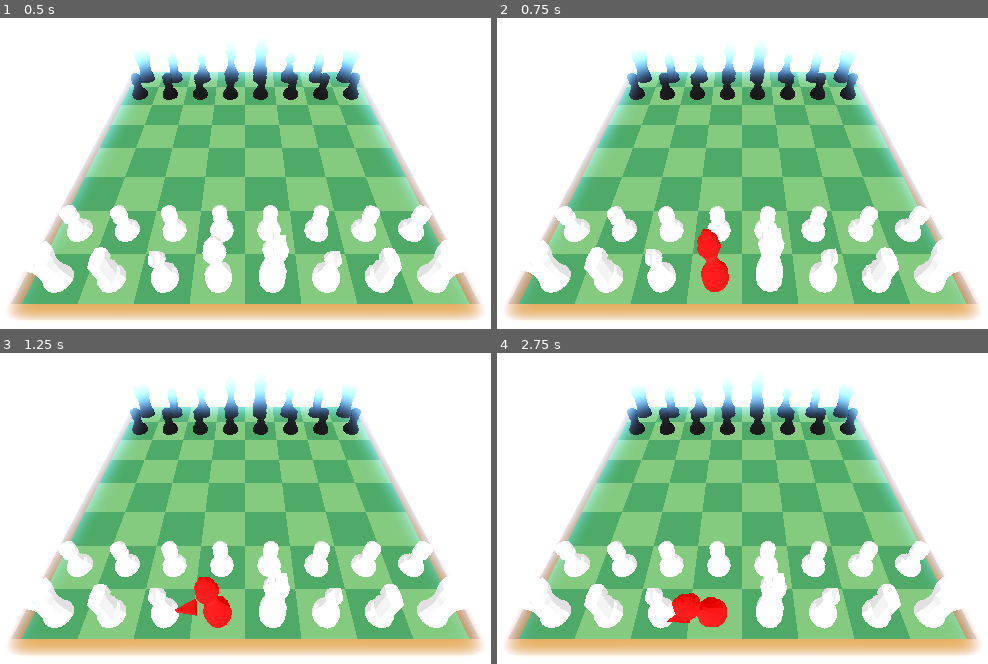
Above: before the commit, frames 1-4 (two rows, left to right).
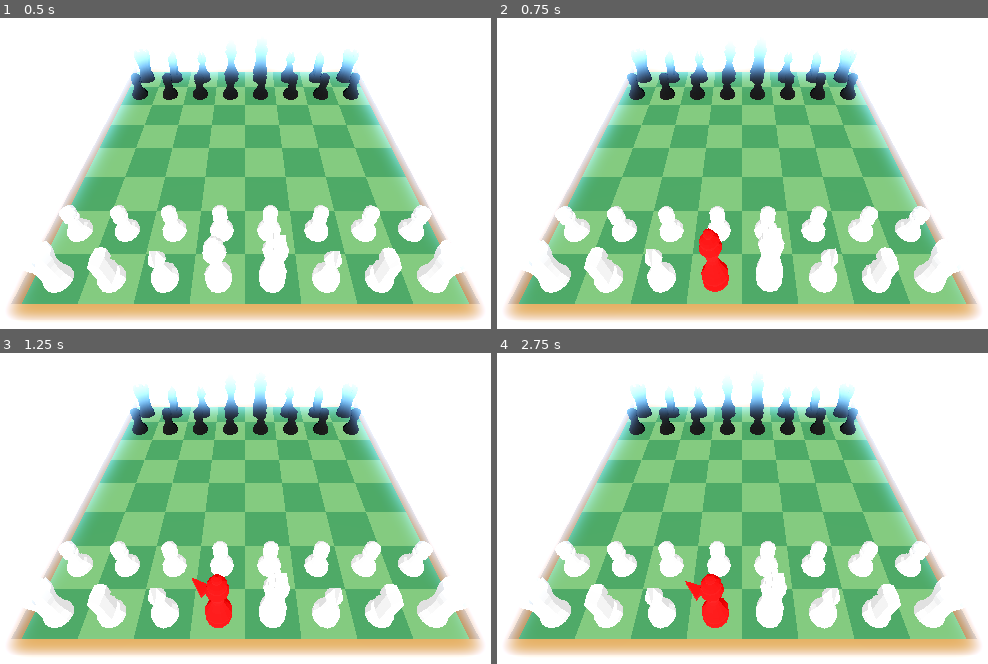
Above: after the commit, the same moments.

Repository: rickyguerin/Fairway-Chess-Jam-Submission
Game: Godot game, scene res://scenes/game.tscn
The game is run twice, just before and just after one commit, with the same random seed, the same clock (stepped at 60 frames per second) and the same inputs.
Inputs (mouse positions are in pixels of both pictures, inside the frame that each line leads up to):
- Up to frame 1 (0.5 s): no input
- Up to frame 2 (0.75 s): move the mouse to (703, 238) at 0.52 s; hold A (A) from 0.53 s (still down); click (703, 238) at 0.67 s
- Up to frame 3 (1.25 s): keep holding A (A); tap D (D) at 0.8 s
- Up to frame 4 (2.75 s): move the mouse to (983, 552) at 1.27 s; release A (A) at 1.28 s; tap D (D) at 1.35 s; click (983, 552) at 1.42 s; tap E (E) at 1.55 s; move the mouse to (501, 415) at 2.02 s; hold E (E) from 2.03 s (still down); click (501, 415) at 2.17 s; tap A (A) at 2.3 s

Frame 1 is identical in both runs. In frame 2, less than 0.1% of the frame differs, in the area x 40-48%, y 67-89%; in frame 3, 0.5%; in frame 4, 1.1%, in the area x 5-89%, y 63-89%.

Commit message:
Update handling of A and D to use integrate forces

Diff:
--- a/godot/scripts/PlayerPiece.gd
+++ b/godot/scripts/PlayerPiece.gd
@@ -4,6 +4,7 @@
 signal clicked(node)
 signal capture
 
+const ROTATION_SPEED := 1.5
 const SELECTED_MATERIAL := preload("res://assets/materials/selected.tres")
 
 @export var max_impulse := 24.0
@@ -16,21 +17,12 @@
 @onready var mouse_is_hovering := false
 @onready var is_selected := false
 
+var rotation_direction := 0
+
 func _ready():
 	connect("mouse_entered", _on_mouse_entered)
 	connect("mouse_exited", _on_mouse_exited)
 	connect("body_entered", _on_body_entered)
-
-
-func _process(delta):
-	if not is_selected:
-		return
-
-	if Input.is_action_pressed("A"):
-		rotate_y(0.05)
-
-	elif Input.is_action_pressed("D"):
-		rotate_y(-0.05)
 
 
 func _input(event):
@@ -53,6 +45,22 @@
 	if event.is_action_pressed("E"):
 		direction_index += 1
 		direction_index = posmod(direction_index, len(starting_directions))
+
+
+func _process(delta):
+	rotation_direction = 0
+
+	if is_selected:
+		if Input.is_action_pressed("A"):
+			rotation_direction = 1
+		elif Input.is_action_pressed("D"):
+			rotation_direction = -1
+
+
+func _integrate_forces(state):
+	var trans = state.get_transform()
+	trans = trans.rotated_local(Vector3.UP, deg_to_rad(rotation_direction * ROTATION_SPEED))
+	state.set_transform(trans)
 
 
 func select():
